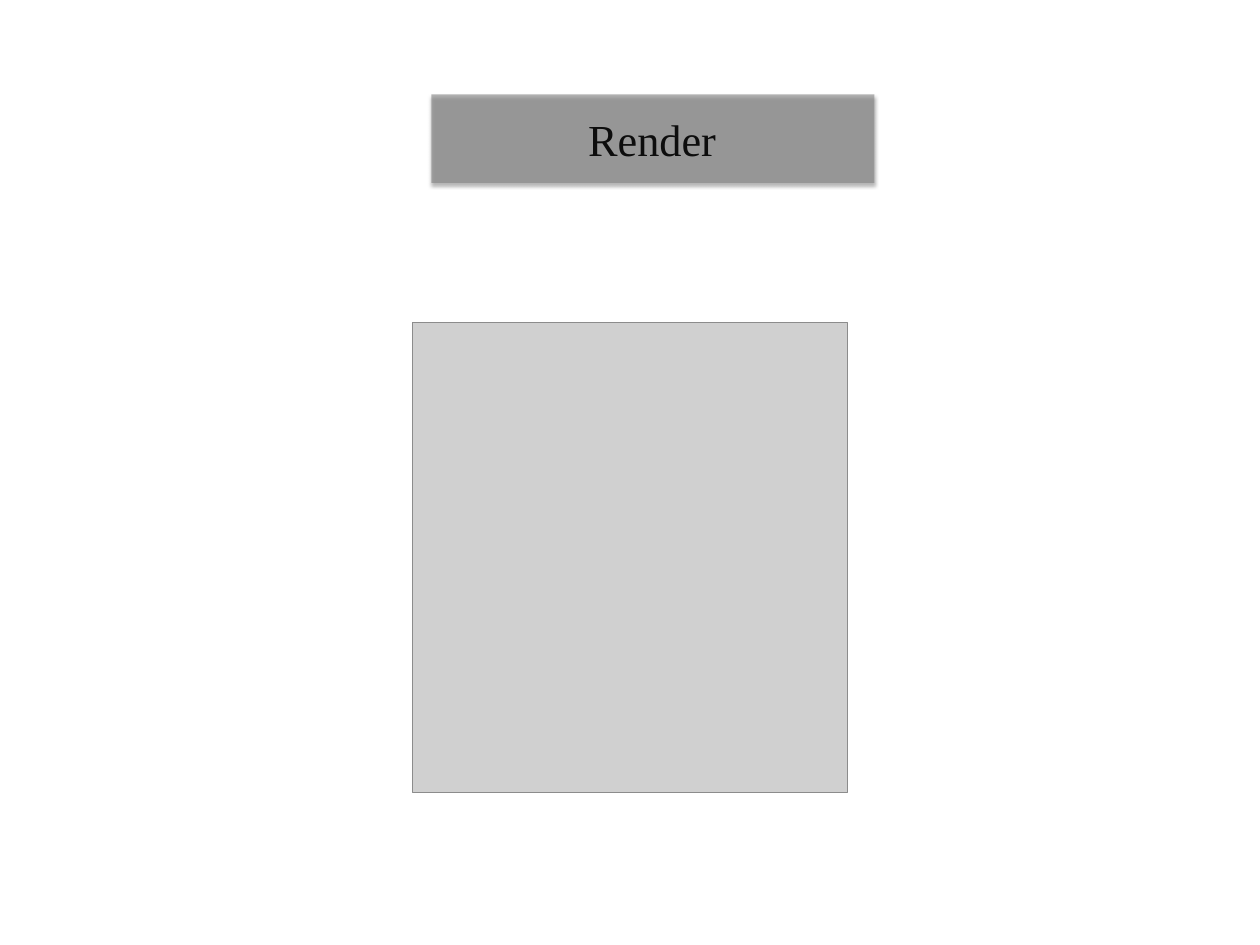
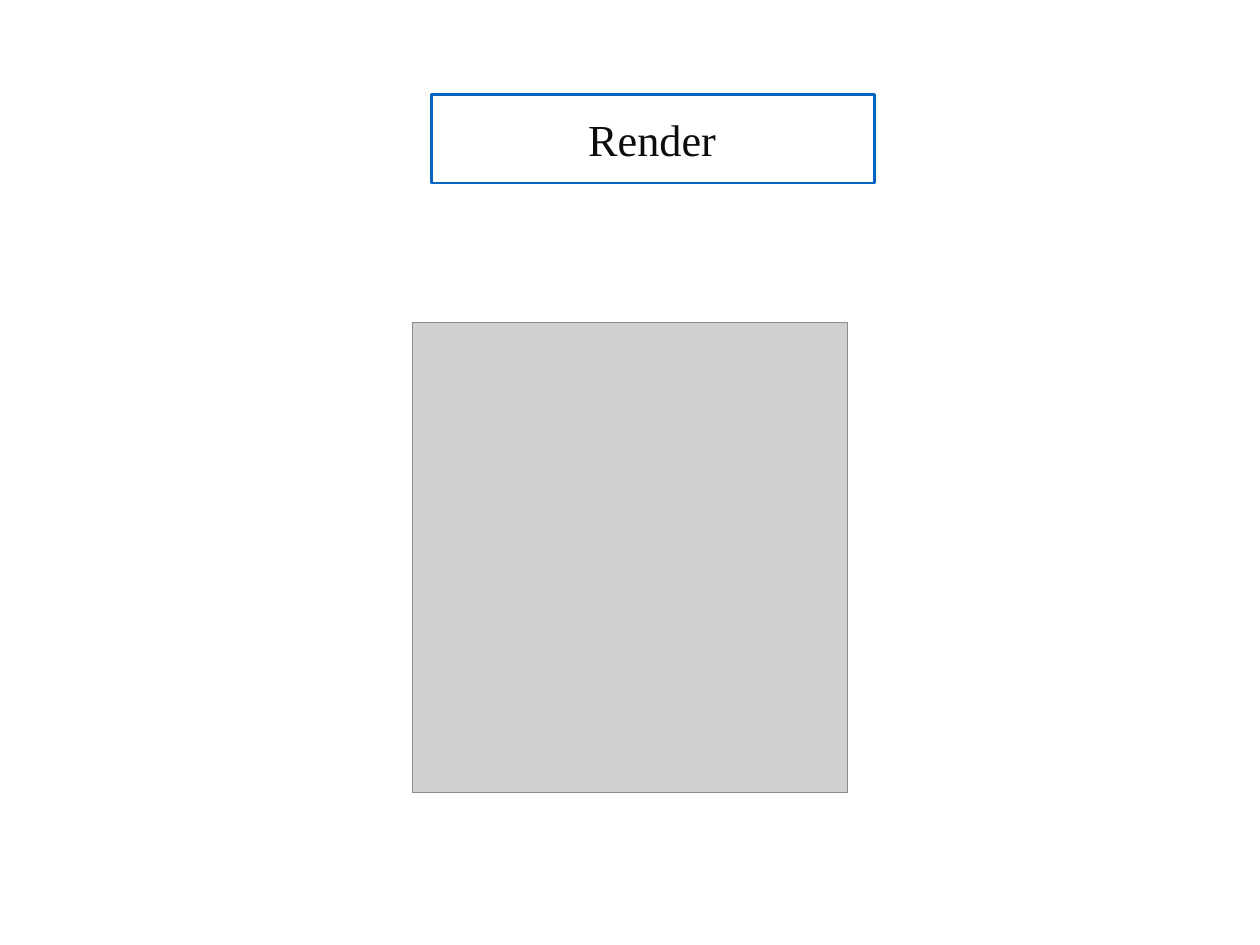
Before and after one commit to jxc761/3DMotionDB, a slide deck: slide 9 of docs/work_flow.pptx (slide 4 before the commit). Drawn at 1260x945 pixels with LibreOffice and Linux fonts; fonts in the diff are those of the drawing; grey boxes stand for pictures. Boxes give left, top, right and bottom in pixels: in the first picture for what was removed or moved away, otherwise in the second. Text is boxed around its words. In the diff, an @@ line names an element or a change of style, - is before the commit and + after.

```diff
--- a/docs/work_flow.pptx
+++ b/docs/work_flow.pptx
@@ rectangle at (x1=432, y1=95, x2=875, y2=183): fill #808080 at 58% opacity to #FFFFFF; outline none to #0365C0 2 pt; shadow off @@
```
Also in this commit, not shown: 2 other slides changed, 6 slides added, 1 slide removed, 12 other files.
